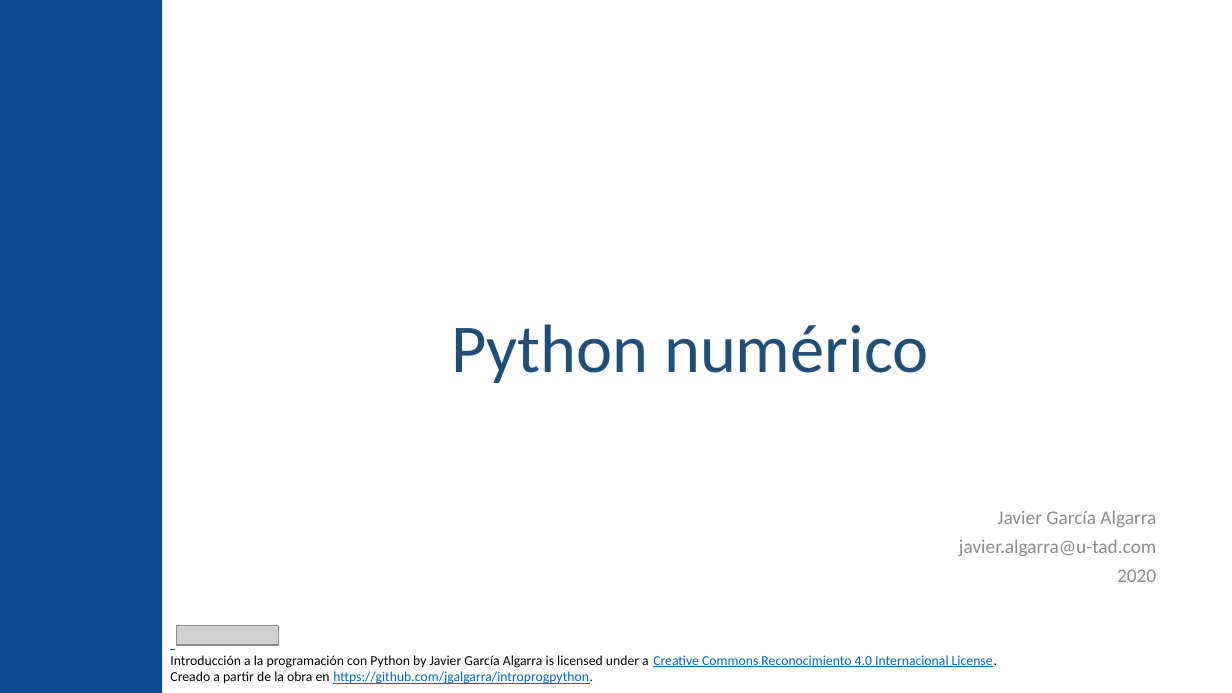
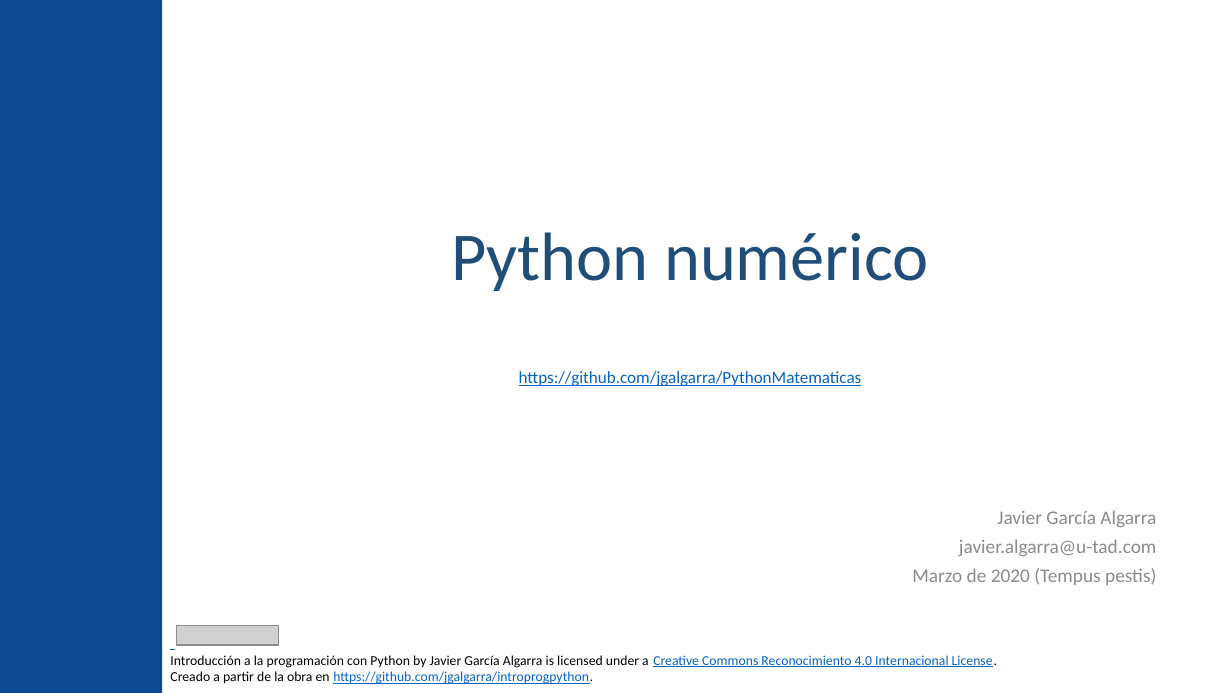
Before and after one commit to jgalgarra/PythonMatematicas, a slide deck: slide 1 of slides/python_numerico_slides.pptx. Drawn at 1232x693 pixels with LibreOffice and Linux fonts; fonts in the diff are those of the drawing; grey boxes stand for pictures; background and template pictures are left out. Boxes give left, top, right and bottom in pixels: in the first picture for what was removed or moved away, otherwise in the second. Text is boxed around its words. In the diff, an @@ line names an element or a change of style, - is before the commit and + after.

Commit message:
Actualizado el README y las slides

```diff
--- a/slides/python_numerico_slides.pptx
+++ b/slides/python_numerico_slides.pptx
@@ title at bbox=[451, 232, 928, 386]: text changed; size 40 to 10 pt; text colour #1F4E79 to #0563C1 @@
-Python numérico
+Python numérico
+https://github.com/jgalgarra/PythonMatematicas
@@ text at bbox=[912, 568, 1156, 585]: text changed @@
-2020
+Marzo de 2020 (Tempus pestis)
```
Also in this commit, not shown: 1 other file.
